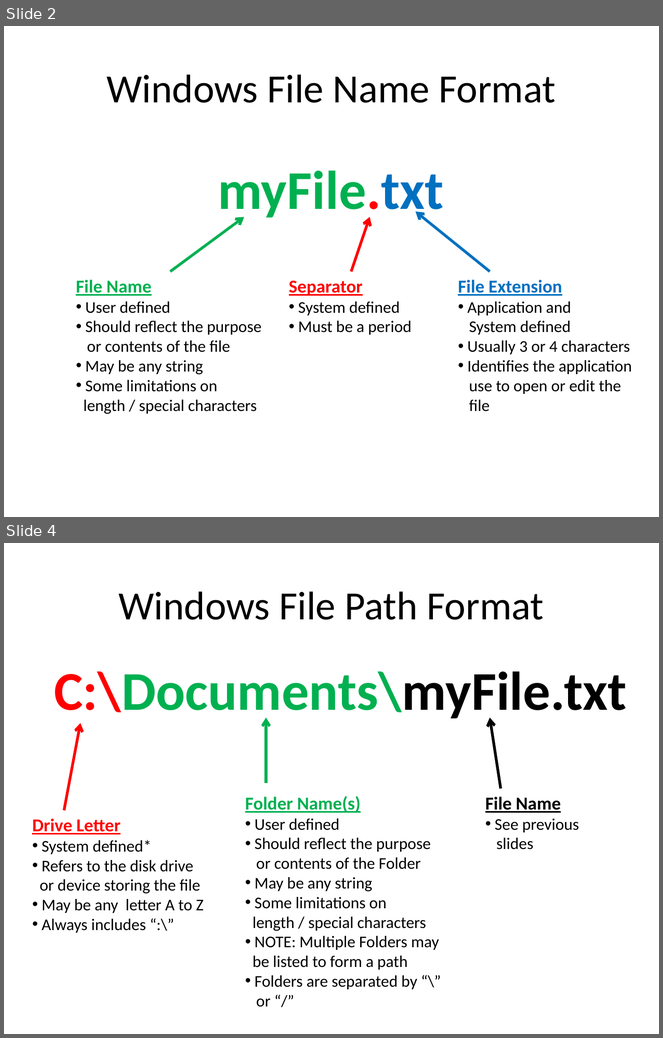
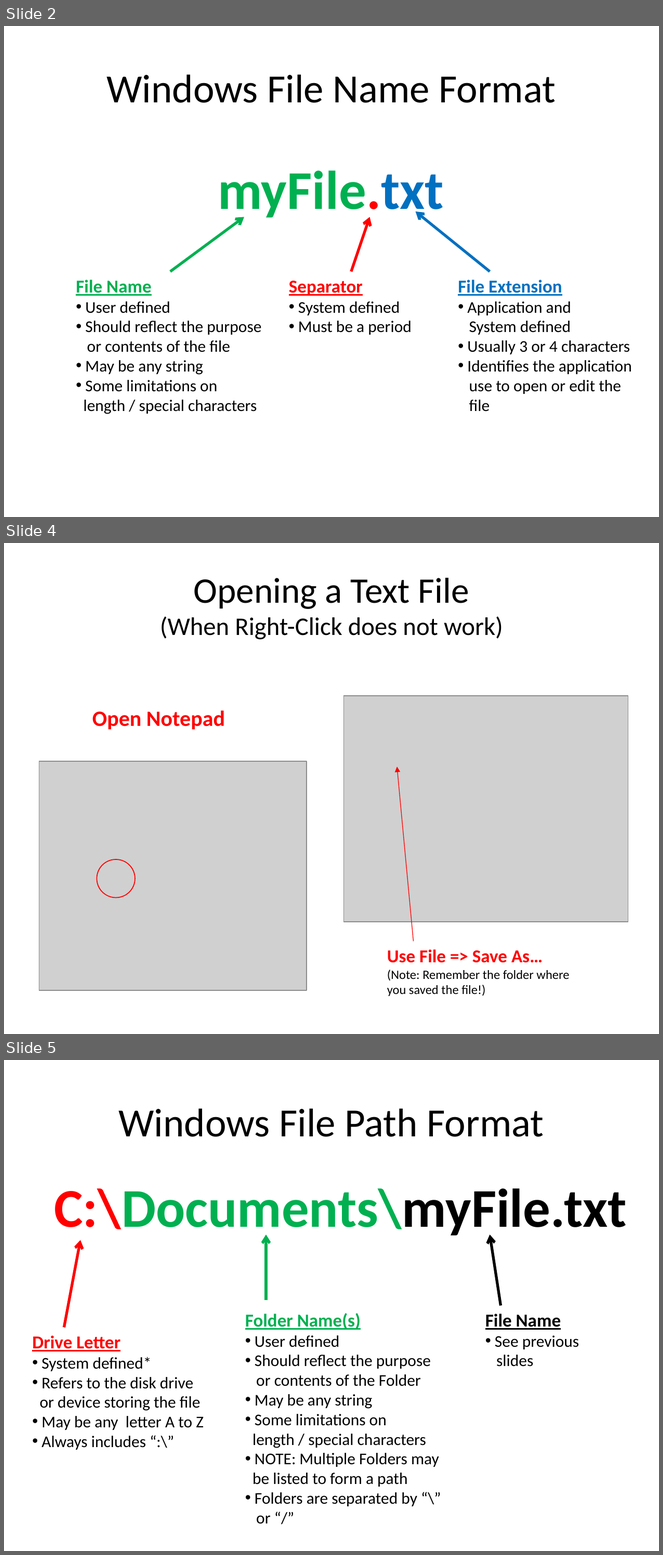
Before and after one commit to optimalcore/ICS2O0, a slide deck: Topic A Computer Concepts/Windows Files Introduction.pptx. Shown one above the other, each under a label of ours: slides 2 and 4 before the commit, slides 2, 4 and 5 after it; the slides between them are not shown. The pictures are 663x1038 and 663x1555 pixels, drawn with LibreOffice and Linux fonts; fonts in the diff are those of the drawing; grey boxes stand for pictures. Boxes give left, top, right and bottom in pixels: in the first picture for what was removed or moved away, otherwise in the second. Text is boxed around its words. In the diff, an @@ line names an element or a change of style, - is before the commit and + after.

```diff
--- a/Topic A Computer Concepts/Windows Files Introduction.pptx
+++ b/Topic A Computer Concepts/Windows Files Introduction.pptx
@@ slide 4 added at <box>4,543,659,1034</box>, background #FFFFFF @@
@@ title added at <box>160,578,503,640</box>, 27.9 pt, text #000000 @@
+Opening a Text File
+(When Right-Click does not work)
@@ picture added at <box>344,696,629,922</box> @@
@@ text added at <box>92,710,225,730</box>, 24 pt, text #FF0000, bold @@
+Open Notepad
@@ picture added at <box>39,761,307,991</box> @@
@@ arrow added from (414, 941) to (397, 767), #FF0000 0.75 pt @@
@@ ellipse added at <box>97,860,135,898</box>, outline #FF0000 1 pt @@
@@ text added at <box>387,950,569,996</box>, 14 pt, text #000000 @@
+Use File => Save As…
+(Note: Remember the folder where
+you saved the file!)
@@ what was slide 4 is now slide 5 @@
```
Also in this commit, not shown: 2 slides changed, 1 other file.
